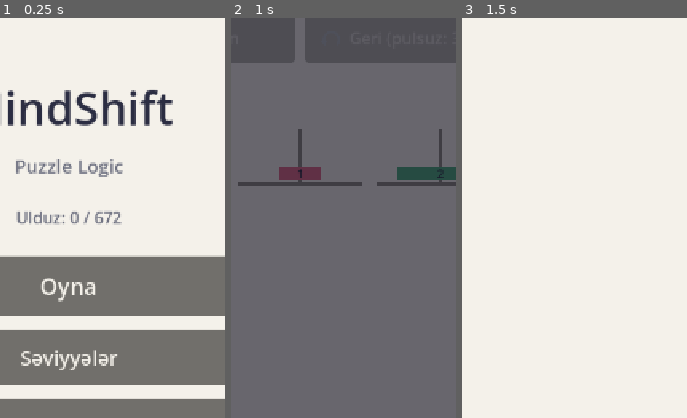
Above: before the commit, frames 1-3 (left to right).
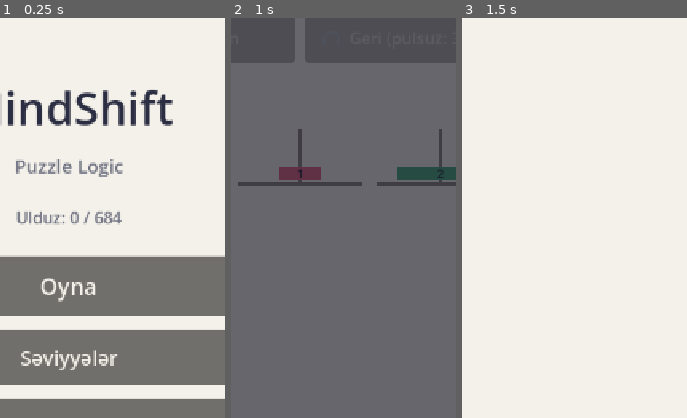
Above: after the commit, the same moments.

Repository: AtillaTegin/mindshift
Game: Godot game, scene res://scenes/main_menu.tscn
Two runs of this game, one before a commit and one after it. Both use one fixed random seed, a clock stepped at 60 frames per second and the inputs below.
Inputs:
- Up to frame 1 (0.25 s): no input
- Up to frame 2 (1 s): click "Oyna" at 0.5 s
- Up to frame 3 (1.5 s): click "Səviyyələr" at 1.25 s
The pictures show only the part of the screen within x 35-85%, y 15-65%; the shares and areas given below are measured in that part.

The runs differ from the first frame. In frame 1, 0.2% of the frame differs, in the area x 46-55%, y 48-52%; in frame 2, nothing differs; in frame 3, nothing differs.

Commit message:
Karakuri: four more levels and gaps that fill the whole road
User request 2026-10-12: the last 35 levels of the road had no karakuri.
Four more levels (4 pegs, 8 disks, two boxes, 30-31 moves) continue the
difficulty curve at least as hard as the hardest before. The path builder
now places the karakuri levels from main 12 to 10 levels before the end of
the road, with seeded 5-9 level gaps that add up to the whole stretch, so
none of the road goes without them: 12, 21, 28, ... 165, 170, 178 on a
188-level road.

Three-box levels with 30+ moves were tried and not found in 8000 tries
(every box has to be used in the first three moves of the solution), so the
new ones keep two boxes. 228 levels in all.

Diff:
--- /dev/null
+++ b/data/levels/mechanics/fog_21.json
@@ -0,0 +1,14 @@
+{
+  "id": 9025,
+  "difficulty": "hard",
+  "pegs": 4,
+  "disks": 8,
+  "start": [[7,5,4,3,2],[],[8,6],[1]],
+  "goal": [[8,7,6,5,4,3,2,1],[],[],[]],
+  "rules": ["classic_hanoi"],
+  "min_moves": 30,
+  "solution_path": [[0,1],[0,2],[1,2],[0,1],[2,0],[2,1],[0,1],[0,2],[3,1],[0,3],[2,0],[2,3],[0,3],[2,0],[3,0],[3,2],[0,2],[3,0],[2,3],[2,0],[3,0],[1,0],[1,2],[1,3],[0,2],[1,0],[2,1],[3,0],[2,0],[1,0]],
+  "star_thresholds": {"three":30,"two":38},
+  "time_limit_seconds": null,
+  "covered_pegs": [0,2]
+}
--- /dev/null
+++ b/data/levels/mechanics/fog_22.json
@@ -0,0 +1,14 @@
+{
+  "id": 9026,
+  "difficulty": "hard",
+  "pegs": 4,
+  "disks": 8,
+  "start": [[],[7,6,5,4,2,1],[],[8,3]],
+  "goal": [[],[8,7,6,5,4,3,2,1],[],[]],
+  "rules": ["classic_hanoi"],
+  "min_moves": 31,
+  "solution_path": [[1,0],[1,3],[0,3],[1,2],[1,0],[2,0],[3,1],[3,2],[3,0],[2,0],[1,0],[1,3],[1,2],[3,2],[3,1],[2,3],[2,1],[0,1],[0,2],[1,2],[3,1],[0,1],[0,3],[1,3],[0,1],[3,0],[3,1],[0,1],[2,0],[2,1],[0,1]],
+  "star_thresholds": {"three":31,"two":39},
+  "time_limit_seconds": null,
+  "covered_pegs": [1,3]
+}
--- /dev/null
+++ b/data/levels/mechanics/fog_23.json
@@ -0,0 +1,14 @@
+{
+  "id": 9027,
+  "difficulty": "hard",
+  "pegs": 4,
+  "disks": 8,
+  "start": [[7,6,5,4,3,1],[8,2],[],[]],
+  "goal": [[8,7,6,5,4,3,2,1],[],[],[]],
+  "rules": ["classic_hanoi"],
+  "min_moves": 31,
+  "solution_path": [[0,1],[0,3],[0,2],[3,2],[0,3],[2,0],[2,3],[0,3],[1,0],[1,3],[0,3],[0,1],[0,2],[1,2],[1,0],[2,1],[2,0],[3,0],[3,2],[0,2],[1,0],[3,0],[3,1],[0,1],[3,0],[1,3],[1,0],[2,1],[3,0],[2,0],[1,0]],
+  "star_thresholds": {"three":31,"two":39},
+  "time_limit_seconds": null,
+  "covered_pegs": [0,1]
+}
--- /dev/null
+++ b/data/levels/mechanics/fog_24.json
@@ -0,0 +1,14 @@
+{
+  "id": 9028,
+  "difficulty": "hard",
+  "pegs": 4,
+  "disks": 8,
+  "start": [[2,1],[8],[],[7,6,5,4,3]],
+  "goal": [[],[],[],[8,7,6,5,4,3,2,1]],
+  "rules": ["classic_hanoi"],
+  "min_moves": 30,
+  "solution_path": [[3,1],[3,2],[0,3],[1,2],[0,2],[3,2],[3,0],[3,1],[0,1],[3,0],[1,3],[1,0],[3,0],[1,3],[0,3],[0,1],[3,1],[0,3],[1,0],[1,3],[0,3],[2,0],[2,1],[0,1],[2,0],[2,3],[0,3],[1,0],[1,3],[0,3]],
+  "star_thresholds": {"three":30,"two":38},
+  "time_limit_seconds": null,
+  "covered_pegs": [0,3]
+}
--- a/data/levels/path.json
+++ b/data/levels/path.json
@@ -26,102 +26,102 @@
     {"file": "easy/easy_011.json", "id": 1011},
     {"file": "hard/hard_001.json", "id": 3001},
     {"file": "medium/medium_011.json", "id": 2011},
-    {"file": "mechanics/fog_03.json", "id": 9007},
     {"file": "medium/medium_012.json", "id": 2012},
     {"file": "medium/medium_013.json", "id": 2013},
+    {"file": "mechanics/fog_03.json", "id": 9007},
     {"file": "easy/easy_012.json", "id": 1012},
     {"file": "medium/medium_014.json", "id": 2014},
     {"file": "hard/hard_002.json", "id": 3002},
     {"file": "mechanics/rings_01.json", "id": 9001},
+    {"file": "medium/medium_015.json", "id": 2015},
     {"file": "mechanics/fog_04.json", "id": 9008},
-    {"file": "medium/medium_015.json", "id": 2015},
     {"file": "medium/medium_016.json", "id": 2016},
     {"file": "easy/easy_013.json", "id": 1013},
     {"file": "medium/medium_017.json", "id": 2017},
     {"file": "medium/medium_018.json", "id": 2018},
-    {"file": "mechanics/fog_05.json", "id": 9009},
     {"file": "hard/hard_003.json", "id": 3003},
     {"file": "medium/medium_019.json", "id": 2019},
     {"file": "easy/easy_014.json", "id": 1014},
     {"file": "medium/medium_020.json", "id": 2020},
+    {"file": "mechanics/fog_05.json", "id": 9009},
     {"file": "medium/medium_021.json", "id": 2021},
     {"file": "hard/hard_004.json", "id": 3004},
     {"file": "medium/medium_022.json", "id": 2022},
-    {"file": "mechanics/fog_07.json", "id": 9011},
     {"file": "easy/easy_015.json", "id": 1015},
     {"file": "medium/medium_023.json", "id": 2023},
     {"file": "medium/medium_024.json", "id": 2024},
+    {"file": "mechanics/fog_07.json", "id": 9011},
     {"file": "hard/hard_005.json", "id": 3005},
     {"file": "medium/medium_025.json", "id": 2025},
     {"file": "easy/easy_016.json", "id": 1016},
     {"file": "medium/medium_026.json", "id": 2026},
-    {"file": "mechanics/fog_06.json", "id": 9010},
     {"file": "hard/hard_006.json", "id": 3006},
     {"file": "medium/medium_027.json", "id": 2027},
     {"file": "medium/medium_028.json", "id": 2028},
+    {"file": "mechanics/fog_06.json", "id": 9010},
     {"file": "hard/hard_007.json", "id": 3007},
     {"file": "medium/medium_029.json", "id": 2029},
     {"file": "easy/easy_017.json", "id": 1017},
     {"file": "medium/medium_030.json", "id": 2030},
-    {"file": "mechanics/fog_09.json", "id": 9013},
     {"file": "hard/hard_008.json", "id": 3008},
     {"file": "medium/medium_031.json", "id": 2031},
+    {"file": "mechanics/fog_09.json", "id": 9013},
     {"file": "hard/hard_009.json", "id": 3009},
     {"file": "medium/medium_032.json", "id": 2032},
     {"file": "medium/medium_033.json", "id": 2033},
-    {"file": "mechanics/fog_08.json", "id": 9012},
     {"file": "hard/hard_010.json", "id": 3010},
     {"file": "medium/medium_034.json", "id": 2034},
+    {"file": "mechanics/fog_08.json", "id": 9012},
     {"file": "hard/hard_011.json", "id": 3011},
     {"file": "medium/medium_035.json", "id": 2035},
-    {"file": "mechanics/fog_10.json", "id": 9014},
-    {"file": "mechanics/rings_02.json", "id": 9002},
     {"file": "medium/medium_036.json", "id": 2036},
     {"file": "hard/hard_012.json", "id": 3012},
     {"file": "medium/medium_037.json", "id": 2037},
+    {"file": "mechanics/rings_02.json", "id": 9002},
     {"file": "hard/hard_013.json", "id": 3013},
     {"file": "medium/medium_038.json", "id": 2038},
+    {"file": "mechanics/fog_10.json", "id": 9014},
     {"file": "easy/easy_018.json", "id": 1018},
     {"file": "medium/medium_039.json", "id": 2039},
-    {"file": "mechanics/fog_11.json", "id": 9015},
     {"file": "hard/hard_014.json", "id": 3014},
     {"file": "medium/medium_040.json", "id": 2040},
     {"file": "hard/hard_015.json", "id": 3015},
     {"file": "medium/medium_041.json", "id": 2041},
+    {"file": "mechanics/fog_11.json", "id": 9015},
     {"file": "hard/hard_016.json", "id": 3016},
     {"file": "medium/medium_042.json", "id": 2042},
     {"file": "hard/hard_017.json", "id": 3017},
-    {"file": "mechanics/fog_12.json", "id": 9016},
     {"file": "medium/medium_043.json", "id": 2043},
     {"file": "hard/hard_018.json", "id": 3018},
     {"file": "medium/medium_044.json", "id": 2044},
+    {"file": "mechanics/fog_12.json", "id": 9016},
     {"file": "hard/hard_019.json", "id": 3019},
     {"file": "medium/medium_045.json", "id": 2045},
-    {"file": "mechanics/fog_13.json", "id": 9017},
     {"file": "easy/easy_019.json", "id": 1019},
     {"file": "hard/hard_020.json", "id": 3020},
+    {"file": "mechanics/fog_13.json", "id": 9017},
     {"file": "medium/medium_046.json", "id": 2046},
     {"file": "hard/hard_021.json", "id": 3021},
     {"file": "medium/medium_047.json", "id": 2047},
     {"file": "hard/hard_022.json", "id": 3022},
+    {"file": "medium/medium_048.json", "id": 2048},
     {"file": "mechanics/fog_14.json", "id": 9018},
-    {"file": "medium/medium_048.json", "id": 2048},
     {"file": "hard/hard_023.json", "id": 3023},
     {"file": "medium/medium_049.json", "id": 2049},
     {"file": "hard/hard_024.json", "id": 3024},
     {"file": "medium/medium_050.json", "id": 2050},
     {"file": "hard/hard_025.json", "id": 3025},
     {"file": "medium/medium_051.json", "id": 2051},
+    {"file": "hard/hard_026.json", "id": 3026},
     {"file": "mechanics/fog_15.json", "id": 9019},
-    {"file": "hard/hard_026.json", "id": 3026},
     {"file": "medium/medium_052.json", "id": 2052},
     {"file": "hard/hard_027.json", "id": 3027},
     {"file": "medium/medium_053.json", "id": 2053},
     {"file": "hard/hard_028.json", "id": 3028},
+    {"file": "mechanics/fog_16.json", "id": 9020},
     {"file": "medium/medium_054.json", "id": 2054},
-    {"file": "mechanics/fog_16.json", "id": 9020},
+    {"file": "hard/hard_029.json", "id": 3029},
     {"file": "mechanics/rings_03.json", "id": 9003},
-    {"file": "hard/hard_029.json", "id": 3029},
     {"file": "easy/easy_020.json", "id": 1020},
     {"file": "hard/hard_030.json", "id": 3030},
     {"file": "mechanics/fog_17.json", "id": 9021},
@@ -131,8 +131,8 @@
     {"file": "hard/hard_032.json", "id": 3032},
     {"file": "medium/medium_057.json", "id": 2057},
     {"file": "hard/hard_033.json", "id": 3033},
+    {"file": "mechanics/fog_18.json", "id": 9022},
     {"file": "hard/hard_034.json", "id": 3034},
-    {"file": "mechanics/fog_18.json", "id": 9022},
     {"file": "medium/medium_058.json", "id": 2058},
     {"file": "hard/hard_035.json", "id": 3035},
     {"file": "medium/medium_059.json", "id": 2059},
@@ -147,27 +147,30 @@
     {"file": "hard/hard_040.json", "id": 3040},
     {"file": "medium/medium_062.json", "id": 2062},
     {"file": "hard/hard_041.json", "id": 3041},
+    {"file": "mechanics/fog_20.json", "id": 9024},
     {"file": "hard/hard_042.json", "id": 3042},
     {"file": "medium/medium_063.json", "id": 2063},
-    {"file": "mechanics/fog_20.json", "id": 9024},
     {"file": "hard/hard_043.json", "id": 3043},
     {"file": "medium/medium_064.json", "id": 2064},
     {"file": "hard/hard_044.json", "id": 3044},
     {"file": "hard/hard_045.json", "id": 3045},
     {"file": "medium/medium_065.json", "id": 2065},
     {"file": "hard/hard_046.json", "id": 3046},
+    {"file": "mechanics/fog_21.json", "id": 9025},
     {"file": "hard/hard_047.json", "id": 3047},
     {"file": "medium/medium_066.json", "id": 2066},
     {"file": "hard/hard_048.json", "id": 3048},
     {"file": "hard/hard_049.json", "id": 3049},
     {"file": "medium/medium_067.json", "id": 2067},
     {"file": "hard/hard_050.json", "id": 3050},
-    {"file": "mechanics/rings_04.json", "id": 9004},
     {"file": "hard/hard_051.json", "id": 3051},
     {"file": "medium/medium_068.json", "id": 2068},
+    {"file": "mechanics/fog_24.json", "id": 9028},
+    {"file": "mechanics/rings_04.json", "id": 9004},
     {"file": "hard/hard_052.json", "id": 3052},
     {"file": "hard/hard_053.json", "id": 3053},
     {"file": "medium/medium_069.json", "id": 2069},
+    {"file": "mechanics/fog_22.json", "id": 9026},
     {"file": "hard/hard_054.json", "id": 3054},
     {"file": "hard/hard_055.json", "id": 3055},
     {"file": "easy/easy_022.json", "id": 1022},
@@ -175,6 +178,7 @@
     {"file": "hard/hard_057.json", "id": 3057},
     {"file": "medium/medium_070.json", "id": 2070},
     {"file": "hard/hard_058.json", "id": 3058},
+    {"file": "mechanics/fog_23.json", "id": 9027},
     {"file": "hard/hard_059.json", "id": 3059},
     {"file": "medium/medium_071.json", "id": 2071},
     {"file": "hard/hard_060.json", "id": 3060},
--- a/tests/test_covered_peg.gd
+++ b/tests/test_covered_peg.gd
@@ -203,4 +203,4 @@
 		var file_errors: Array[String] = []
 		LevelValidator.load_and_validate(LevelCatalog.mechanic_path(file_name), file_errors)
 		assert_eq(file_errors, [] as Array[String], file_name)
-	assert_eq(karakuri, 20)
+	assert_eq(karakuri, 24)
--- a/tests/test_level_catalog.gd
+++ b/tests/test_level_catalog.gd
@@ -41,7 +41,7 @@
 	for file_name: String in DirAccess.get_files_at(Difficulty.LEVELS_DIR + "/" + Difficulty.MECHANICS):
 		if file_name.ends_with(".json"):
 			mechanic_files += 1
-	assert_eq(mechanic_files, 24, "four Nine Rings and twenty karakuri levels")
+	assert_eq(mechanic_files, 28, "four Nine Rings and twenty-four karakuri levels")
 	assert_eq(LevelCatalog.total_levels(), classic + mechanic_files)
 	assert_eq(LevelValidator.validate_path(Difficulty.LEVELS_DIR), [] as Array[String])
 
@@ -98,19 +98,23 @@
 			assert_true(Difficulty.is_known(_level_at(MAIN, position).difficulty), "a real tier")
 			found.append(mechanic)
 	assert_eq(found.count("alternation"), 4)
-	assert_eq(found.count("covered_pegs"), 20)
+	assert_eq(found.count("covered_pegs"), 24)
 
 
 func test_karakuri_levels_come_early_often_and_get_harder() -> void:
-	# User request 2026-10-12: ~15-20 karakuri levels, the first one soon after
-	# the tutorial, then every 5-9 levels, from small and easy to large and hard.
+	# User requests 2026-10-12: 22-24 karakuri levels, the first one soon after
+	# the tutorial, then every 5-9 levels up to the end of the road (some at
+	# 170-180), from small and easy to large and hard.
 	var positions: Array[int] = []
 	var levels: Array[Level] = []
 	for position: int in range(1, LevelCatalog.track_length(MAIN) + 1):
 		if LevelCatalog.mechanic_at(MAIN, position) == "covered_pegs":
 			positions.append(position)
 			levels.append(_level_at(MAIN, position))
-	assert_true(positions.size() >= 15 and positions.size() <= 20, "%d karakuri levels" % positions.size())
+	assert_true(positions.size() >= 22 and positions.size() <= 24, "%d karakuri levels" % positions.size())
+	var late: int = positions.filter(func(p: int) -> bool: return p >= 170 and p <= 180).size()
+	assert_true(late >= 2, "at least two at 170-180: %s" % str(positions))
+	assert_true(LevelCatalog.track_length(MAIN) - positions[-1] <= 12, "the end of the road has them too")
 	assert_true(positions[0] >= 10 and positions[0] <= 14, "the first one at %d" % positions[0])
 	for i: int in range(1, positions.size()):
 		var gap: int = positions[i] - positions[i - 1]
@@ -120,7 +124,7 @@
 	assert_eq(levels[0].covered_pegs.size(), 1, "with a single box")
 	assert_eq(levels[0].difficulty, "easy")
 	assert_eq(levels[-1].get_disk_count(), 8, "the last ones are large")
-	assert_eq(levels[-1].covered_pegs.size(), 2, "with two boxes")
+	assert_true(levels[-1].covered_pegs.size() >= 2, "with two or three boxes")
 
 
 func test_no_shipped_level_has_a_time_limit() -> void:
--- a/tests/test_menus.gd
+++ b/tests/test_menus.gd
@@ -56,7 +56,7 @@
 	(Engine.get_main_loop() as SceneTree).root.add_child(menu)
 	_nodes.append(menu)
 	assert_true((menu.get_node("%ProgressLabel") as Label).text.ends_with("/ %d" % (LevelCatalog.total_levels() * 3)), "every level on the path, 3 stars each")
-	assert_eq(LevelCatalog.total_levels(), 224, "200 generated + 24 mechanic levels")
+	assert_eq(LevelCatalog.total_levels(), 228, "200 generated + 28 mechanic levels")
 	assert_false((menu.get_node("%SettingsPanel") as Control).visible)
 	(menu.get_node("%SettingsButton") as Button).pressed.emit()
 	assert_true((menu.get_node("%SettingsPanel") as Control).visible)
--- a/tools/mechanic_level_builder.gd
+++ b/tools/mechanic_level_builder.gd
@@ -32,7 +32,10 @@
 ## Covered-peg (karakuri box) levels, from easy to hard: the first ones are
 ## small (3 disks, one box), later ones grow to 8 disks and two boxes (user
 ## request 2026-10-12: ~20 of them, starting right after the tutorial and
-## getting harder step by step). `covered`: how many pegs start as boxes.
+## getting harder step by step; then four more for the end of the road, at
+## least as hard as the hardest; three boxes with 30+ moves were not found in
+## 8000 tries, every box has to be used in the first moves). `covered`: how
+## many pegs start as boxes; `attempts` overrides the search budget.
 const FOG_SPECS: Array[Dictionary] = [
 	{"file": "fog_01.json", "pegs": 3, "disks": 3, "min": 5, "max": 7, "covered": 1},
 	{"file": "fog_02.json", "pegs": 3, "disks": 3, "min": 6, "max": 7, "covered": 1},
@@ -54,6 +57,10 @@
 	{"file": "fog_18.json", "pegs": 4, "disks": 8, "min": 28, "max": 31, "covered": 2},
 	{"file": "fog_19.json", "pegs": 4, "disks": 8, "min": 30, "max": 33, "covered": 2},
 	{"file": "fog_20.json", "pegs": 4, "disks": 8, "min": 29, "max": 33, "covered": 2},
+	{"file": "fog_21.json", "pegs": 4, "disks": 8, "min": 30, "max": 33, "covered": 2, "attempts": 6000},
+	{"file": "fog_22.json", "pegs": 4, "disks": 8, "min": 30, "max": 33, "covered": 2, "attempts": 6000},
+	{"file": "fog_23.json", "pegs": 4, "disks": 8, "min": 30, "max": 33, "covered": 2, "attempts": 6000},
+	{"file": "fog_24.json", "pegs": 4, "disks": 8, "min": 30, "max": 33, "covered": 2, "attempts": 6000},
 ]
 
 
@@ -123,7 +130,7 @@
 	rng.seed = seed_value
 	var best: Dictionary = {}
 	var rule_ids: Array[String] = ["classic_hanoi"]
-	for attempt: int in MAX_ATTEMPTS / 4:
+	for attempt: int in spec.get("attempts", MAX_ATTEMPTS / 4):
 		var start: PuzzleState = LevelGenerator.random_state(rng, spec["pegs"], spec["disks"])
 		var goal: PuzzleState = LevelGenerator.random_state(rng, spec["pegs"], spec["disks"])
 		if rng.randf() < LevelGenerator.TOWER_GOAL_CHANCE:
--- a/tools/path_builder.gd
+++ b/tools/path_builder.gd
@@ -11,9 +11,11 @@
 ## hard takes over towards the end. Each step takes the tier that lags its
 ## curve the most, with a little seeded jitter, so the order is neither blocks
 ## nor random. Inside a tier levels always come easiest first.
-## Karakuri (covered-peg) levels come early and often (user request
-## 2026-10-12): the first at KARAKURI_FROM, right after the tutorial, then one
-## every KARAKURI_GAP_MIN..KARAKURI_GAP_MAX levels (seeded), easiest first.
+## Karakuri (covered-peg) levels come early and often (user requests
+## 2026-10-12): the first at KARAKURI_FROM, right after the tutorial, the last
+## KARAKURI_END_GAP levels before the end of the road, and in between one every
+## KARAKURI_GAP_MIN..KARAKURI_GAP_MAX levels (seeded gaps that add up to the
+## whole stretch, so no part of the road goes without them), easiest first.
 ## Other mechanic levels are spread evenly over the main path from
 ## MECHANICS_FROM on, easiest first, taking the next free slot on a clash.
 ## Each mechanic level counts as a level of its own tier.
@@ -27,6 +29,7 @@
 const BRANCH_AFTER: int = 50
 const MECHANICS_FROM: int = 10
 const KARAKURI_FROM: int = 12
+const KARAKURI_END_GAP: int = 10
 const KARAKURI_GAP_MIN: int = 5
 const KARAKURI_GAP_MAX: int = 9
 const BRANCH_HARD: int = 8
@@ -113,8 +116,9 @@
 
 
 ## Fixed main path slots for the mechanic levels (1-based position -> level):
-## karakuri ones from KARAKURI_FROM with seeded gaps, the others evenly spread
-## from MECHANICS_FROM. Both lists are easiest first.
+## karakuri ones from KARAKURI_FROM to KARAKURI_END_GAP before the end with
+## seeded gaps, the others evenly spread from MECHANICS_FROM. Both lists are
+## easiest first.
 static func _pin_mechanics(mechanics: Array[Dictionary], main_size: int, errors: Array[String]) -> Dictionary:
 	var karakuri: Array[Dictionary] = []
 	var others: Array[Dictionary] = []
@@ -124,15 +128,14 @@
 		else:
 			others.append(entry)
 	var pinned: Dictionary = {}
-	var gaps: RandomNumberGenerator = RandomNumberGenerator.new()
-	gaps.seed = SEED + 1
+	var gaps: Array[int] = _karakuri_gaps(karakuri.size(), main_size - KARAKURI_END_GAP - KARAKURI_FROM, errors)
+	if not errors.is_empty():
+		return {}
 	var position: int = KARAKURI_FROM
-	for entry: Dictionary in karakuri:
-		if position > main_size:
-			errors.append("karakuri level %s does not fit on the main path" % entry["file"])
-			return {}
-		pinned[position] = entry
-		position += gaps.randi_range(KARAKURI_GAP_MIN, KARAKURI_GAP_MAX)
+	for i: int in karakuri.size():
+		pinned[position] = karakuri[i]
+		if i < gaps.size():
+			position += gaps[i]
 	var span: float = float(main_size - MECHANICS_FROM) / maxf(others.size(), 1.0)
 	for i: int in others.size():
 		var slot: int = MECHANICS_FROM + roundi((i + 0.5) * span)
@@ -140,6 +143,29 @@
 			slot += 1
 		pinned[slot] = others[i]
 	return pinned
+
+
+## `count - 1` gaps between KARAKURI_GAP_MIN and KARAKURI_GAP_MAX that add up to
+## `span`: every gap starts at the minimum and the rest is handed out one level
+## at a time to random gaps (seeded).
+static func _karakuri_gaps(count: int, span: int, errors: Array[String]) -> Array[int]:
+	var gaps: Array[int] = []
+	if count < 2:
+		return gaps
+	for i: int in count - 1:
+		gaps.append(KARAKURI_GAP_MIN)
+	var rest: int = span - KARAKURI_GAP_MIN * (count - 1)
+	if rest < 0 or rest > (KARAKURI_GAP_MAX - KARAKURI_GAP_MIN) * (count - 1):
+		errors.append("%d karakuri levels do not fit %d levels apart in a stretch of %d" % [count, KARAKURI_GAP_MIN, span])
+		return gaps
+	var rng: RandomNumberGenerator = RandomNumberGenerator.new()
+	rng.seed = SEED + 1
+	while rest > 0:
+		var i: int = rng.randi_range(0, gaps.size() - 1)
+		if gaps[i] < KARAKURI_GAP_MAX:
+			gaps[i] += 1
+			rest -= 1
+	return gaps
 
 
 ## `count` levels from `pools`, following `curves`. `pinned` maps 1-based track
